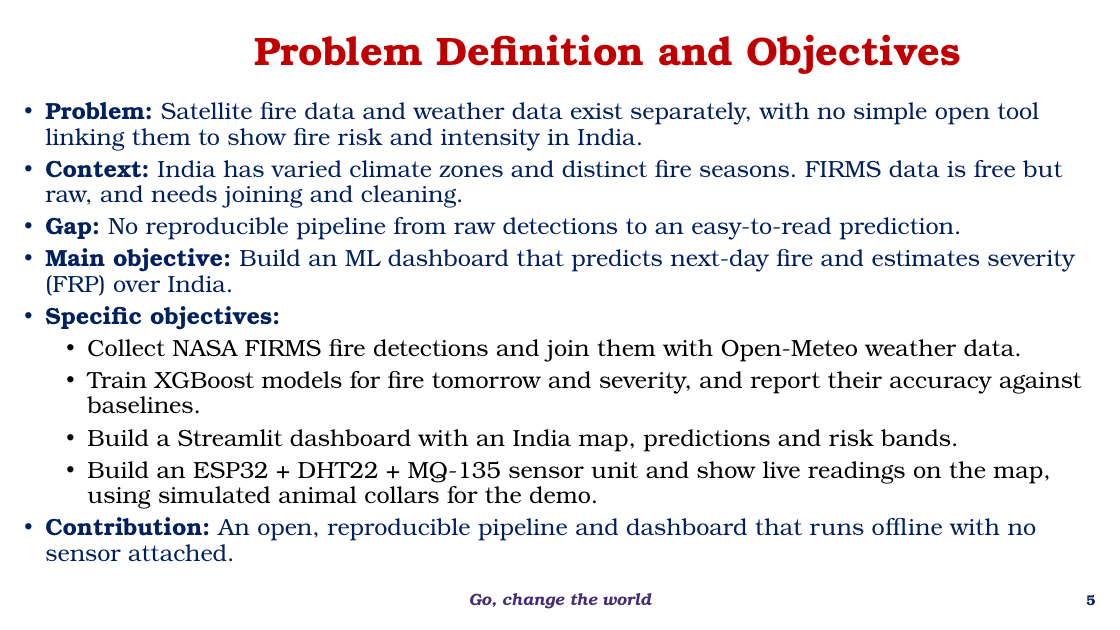
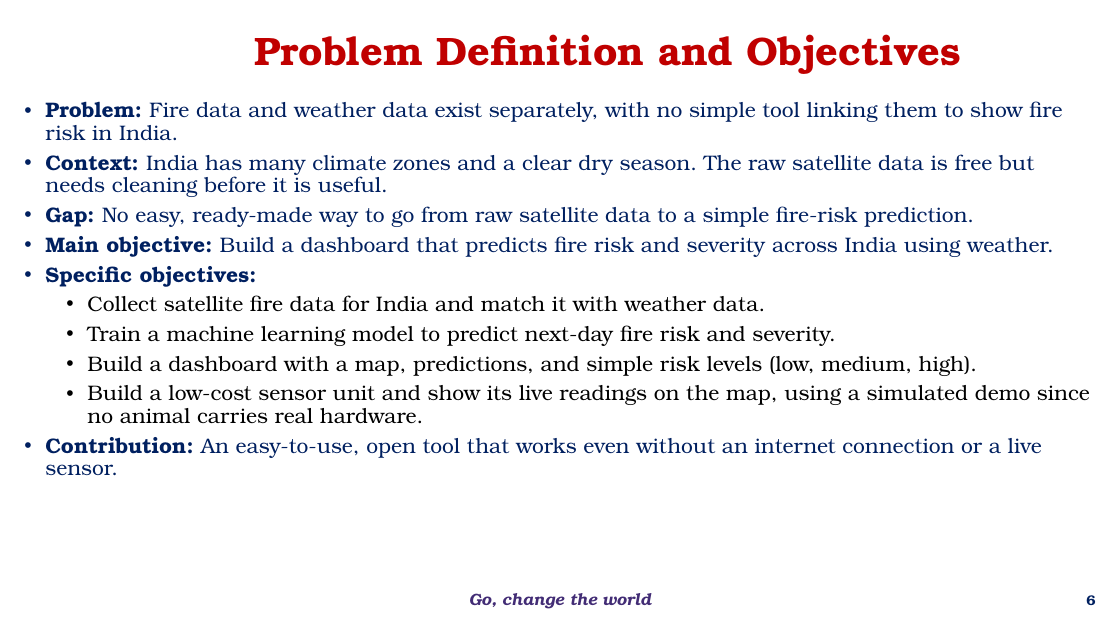
Before and after one commit to bnsama29-cloud/wildfire-estimation-evs, a slide deck: slide 6 of docs/EL_Phase1_Wildfire.pptx (slide 5 before the commit). Drawn at 1120x630 pixels with LibreOffice and Linux fonts; fonts in the diff are those of the drawing; background and template pictures are left out. Boxes give left, top, right and bottom in pixels: in the first picture for what was removed or moved away, otherwise in the second. Text is boxed around its words. In the diff, an @@ line names an element or a change of style, - is before the commit and + after.

```diff
--- a/docs/EL_Phase1_Wildfire.pptx
+++ b/docs/EL_Phase1_Wildfire.pptx
@@ text at box(45, 101, 1062, 257): text changed; size 20 to 18 pt @@
-• Problem: Satellite fire data and weather data exist separately, with no simple open tool linking them to show fire risk and intensity in India.
-• Context: India has varied climate zones and distinct fire seasons. FIRMS data is free but raw, and needs joining and cleaning.
-• Gap: No reproducible pipeline from raw detections to an easy-to-read prediction.
-• Main objective: Build an ML dashboard that predicts next-day fire and estimates severity (FRP) over India.
+• Problem: Fire data and weather data exist separately, with no simple tool linking them to show fire risk in India.
+• Context: India has many climate zones and a clear dry season. The raw satellite data is free but needs cleaning before it is useful.
+• Gap: No easy, ready-made way to go from raw satellite data to a simple fire-risk prediction.
+• Main objective: Build a dashboard that predicts fire risk and severity across India using weather.
@@ text at box(45, 266, 257, 287): size 20 to 18 pt in "Specific objectives:" @@
@@ text at box(45, 295, 1090, 476): text changed; size 20 to 18 pt @@
-  • Collect NASA FIRMS fire detections and join them with Open-Meteo weather data.
-  • Train XGBoost models for fire tomorrow and severity, and report their accuracy against baselines.
-  • Build a Streamlit dashboard with an India map, predictions and risk bands.
-  • Build an ESP32 + DHT22 + MQ-135 sensor unit and show live readings on the map, using simulated animal collars for the demo.
-• Contribution: An open, reproducible pipeline and dashboard that runs offline with no sensor attached.
+  • Collect satellite fire data for India and match it with weather data.
+  • Train a machine learning model to predict next-day fire risk and severity.
+  • Build a dashboard with a map, predictions, and simple risk levels (low, medium, high).
+  • Build a low-cost sensor unit and show its live readings on the map, using a simulated demo since no animal carries real hardware.
+• Contribution: An easy-to-use, open tool that works even without an internet connection or a live sensor.
@@ page number at box(1086, 595, 1095, 605): text changed @@
-5
+6
```
Also in this commit, not shown: 11 other slides changed, 2 slides added.
